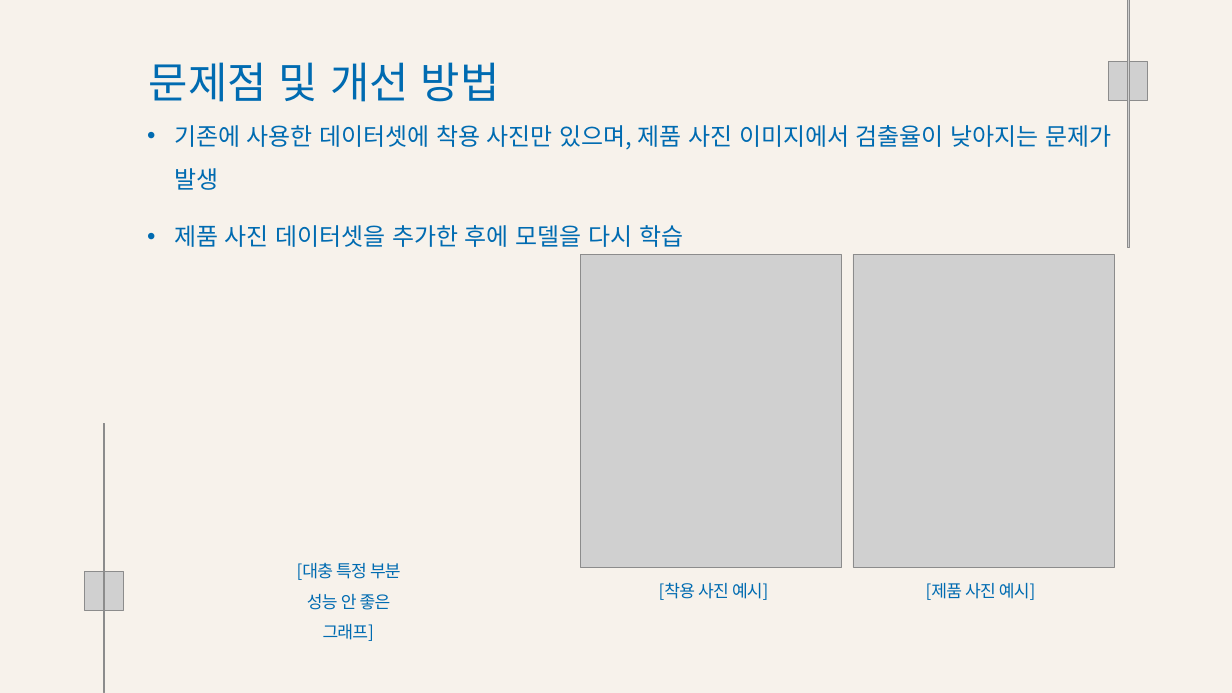
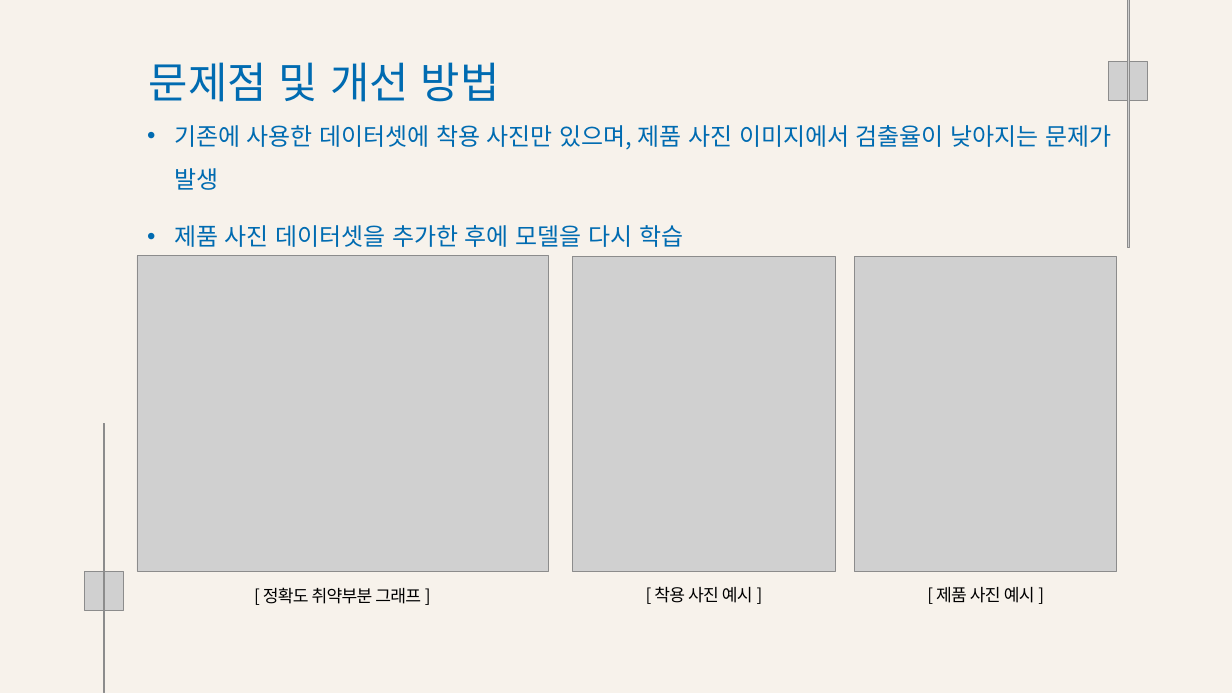
Before and after one commit to Playdata-G-DA35/DA35-final-team2-Item_Classification_RPA, a slide deck: slide 19 of documents/Clothes Detection 모델 결과 보고서.pptx. Drawn at 1232x693 pixels with LibreOffice and Linux fonts; fonts in the diff are those of the drawing; grey boxes stand for pictures; background and template pictures are left out. Boxes give left, top, right and bottom in pixels: in the first picture for what was removed or moved away, otherwise in the second. Text is boxed around its words. In the diff, an @@ line names an element or a change of style, - is before the commit and + after.

```diff
--- a/documents/Clothes Detection 모델 결과 보고서.pptx
+++ b/documents/Clothes Detection 모델 결과 보고서.pptx
@@ picture added at <box>137,256,548,571</box> @@
@@ picture: place and size @@
-picture at <box>580,254,841,567</box>
+picture at <box>573,256,836,572</box>
@@ picture: place and size @@
-picture at <box>853,254,1114,567</box>
+picture at <box>854,256,1117,572</box>
@@ text at <box>263,587,421,604</box>: text changed; text colour #006BB1 to #000000 @@
-[대충 특정 부분 성능 안 좋은 그래프]
+[ 정확도 취약부분 그래프 ]
@@ text at <box>654,586,753,603</box>: text changed; text colour #006BB1 to #000000 @@
-[착용 사진 예시]
+[ 착용 사진 예시 ]
@@ text at <box>936,587,1035,603</box>: text changed; text colour #006BB1 to #000000 @@
-[제품 사진 예시]
+[ 제품 사진 예시 ]
```
Also in this commit, not shown: 16 other slides changed, 6 other files.
